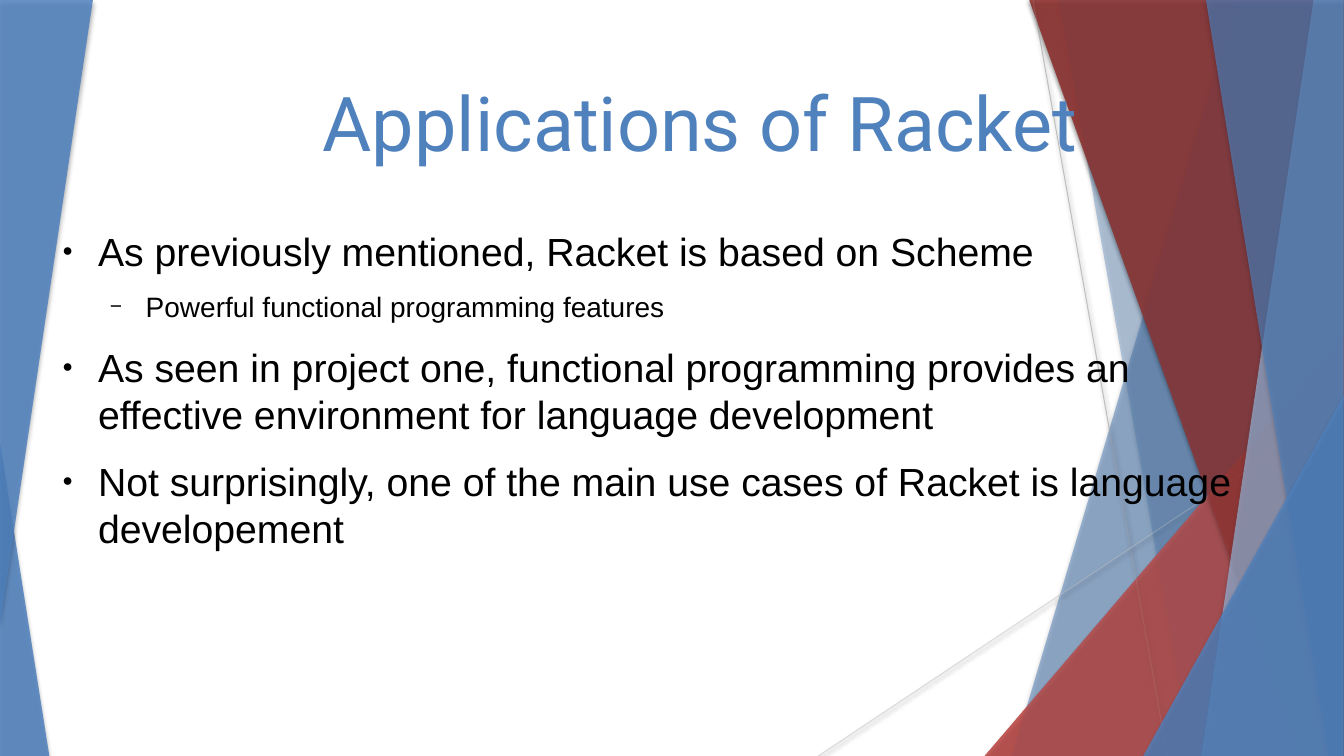
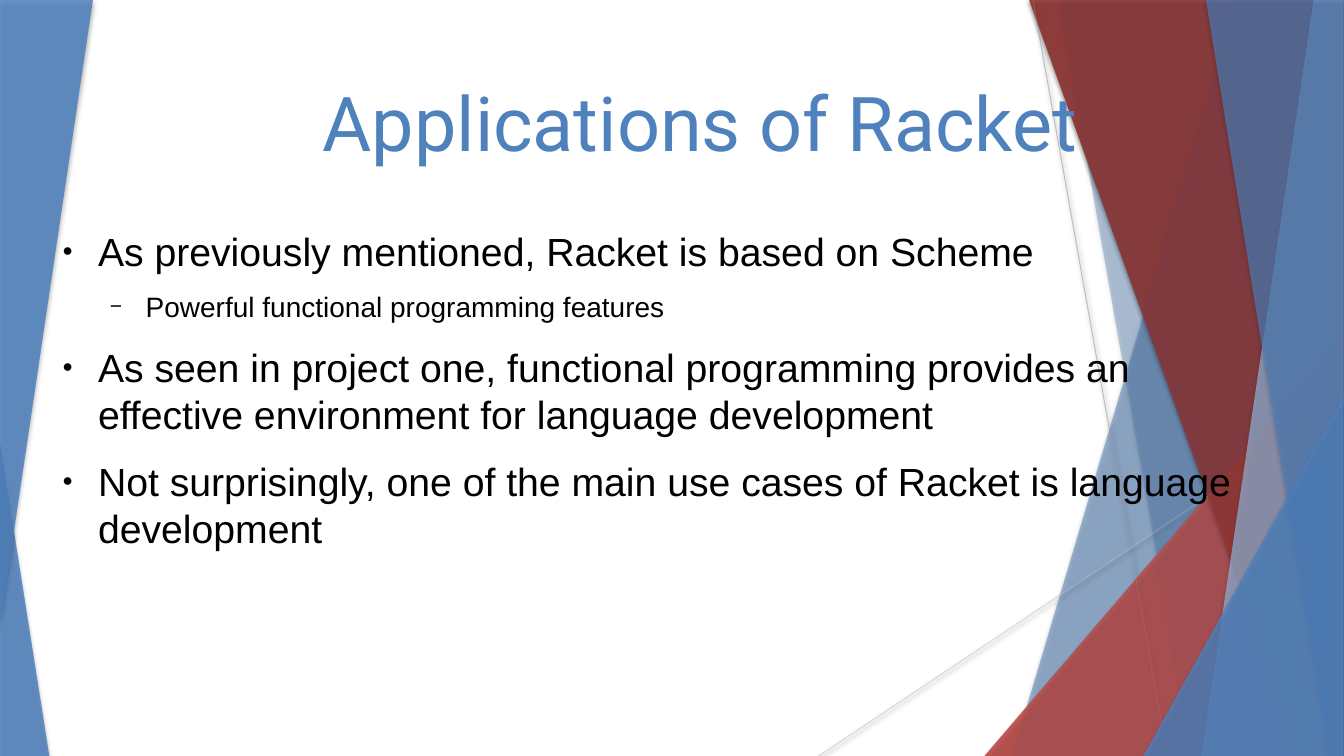
Before and after one commit to stevester94/CSC201_Project, a slide deck: slide 9 of CSC201Sec3Proj3Team4.pptx. Drawn at 1344x756 pixels with LibreOffice and Linux fonts; fonts in the diff are those of the drawing. Boxes give left, top, right and bottom in pixels: in the first picture for what was removed or moved away, otherwise in the second. Text is boxed around its words. In the diff, an @@ line names an element or a change of style, - is before the commit and + after.

```diff
--- a/CSC201Sec3Proj3Team4.pptx
+++ b/CSC201Sec3Proj3Team4.pptx
@@ text at <box>98,465,1231,551</box>: text changed @@
-● Not surprisingly, one of the main use cases of Racket is language developement
+● Not surprisingly, one of the main use cases of Racket is language development
```
Also in this commit, not shown: 8 other slides changed, 2 slides removed.
